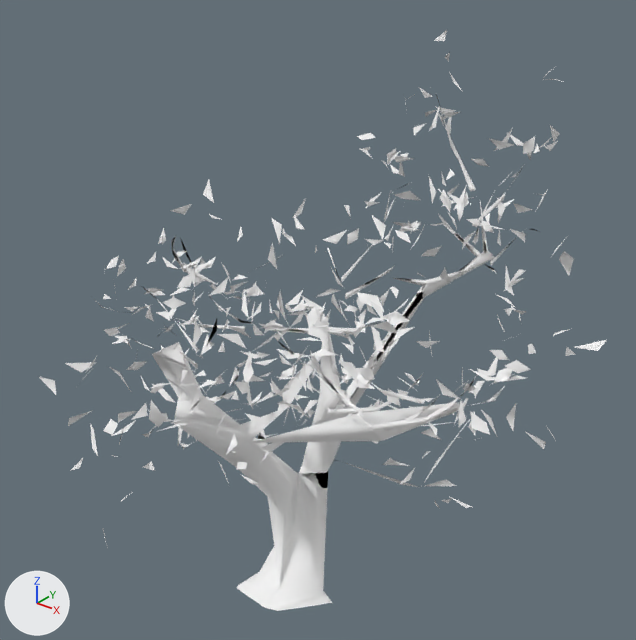
Before and after pictures for a commit that changed the glTF model static/models/flow-fest-sim/ecology/distance-lod/island-tree-01-far.glb.
Camera for both pictures: a camera (50 mm lens) standing at (4.21, -4.73, 5.81) and looking at (0.18, 0.3, 2.68). The axes (+X, +Y, +Z) are drawn at lower left. The lights are the same throughout. The picture after the commit comes second. Where no turn or scale is listed for an object, it has been applied to the vertices. Vertices at exactly the same position are counted once.

In view in the first picture: 'island_tree_01_LOD0'.
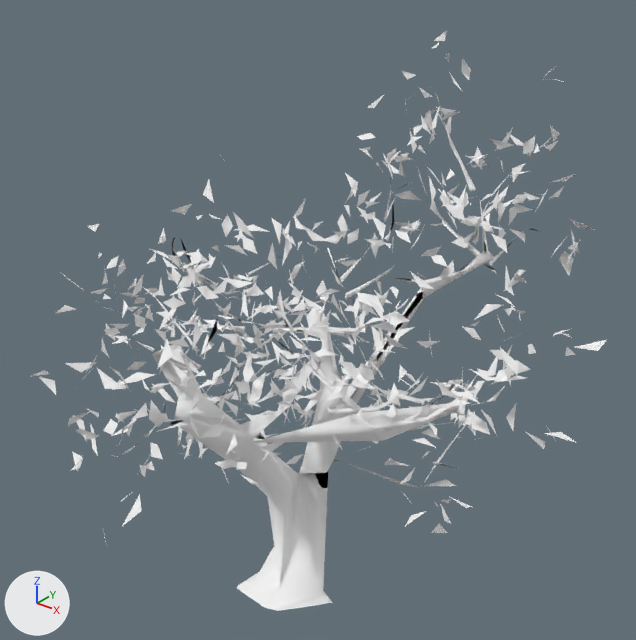
Boxes [x1, y1, x2, y2] around the edits, measured in the pictures (636 x 640 px):
```json
{"object": "island_tree_01_LOD0", "change": "reshaped", "before": [39, 30, 606, 611], "after": [30, 30, 606, 611]}
{"part": 1, "of": "me_island_trees_01_blockout_cleaned", "change": "built on", "before": [172, 247, 370, 424], "after": [30, 43, 596, 533]}
```

Scene script edits in JSON lines:
```json
{"block": "me_island_trees_01_blockout_cleaned", "where": "# used by ob_island_tree_01_lod0; location = (0.033, 0.175, 2.495)"}
{"op": "remove", "block": "me_island_trees_01_blockout_cleaned", "code": "me_island_trees_01_blockout_cleaned.from_pydata(...)  # 1940 vertices, 1160 faces; spans x -2.34..2.3, y -2.21..2.16, z -2.51..2.43"}
{"op": "add", "block": "me_island_trees_01_blockout_cleaned", "code": "me_island_trees_01_blockout_cleaned.from_pydata(...)  # 3030 vertices, 1680 faces; spans x -2.35..2.44, y -2.35..2.16, z -2.51..2.43"}
{"block": "me_island_trees_01_blockout_cleaned", "change": "me_island_trees_01_blockout_cleaned part 1: 1 vertex moved from x -0.27, y -1.13, z -0.34 to x -0.27, y -1.15, z -0.34; 1 vertex removed from x 0.27, y 0.64, z 0.69; 1091 vertices added at x -2.35..2.44, y -2.35..1.94, z -1.23..2.29"}
```
